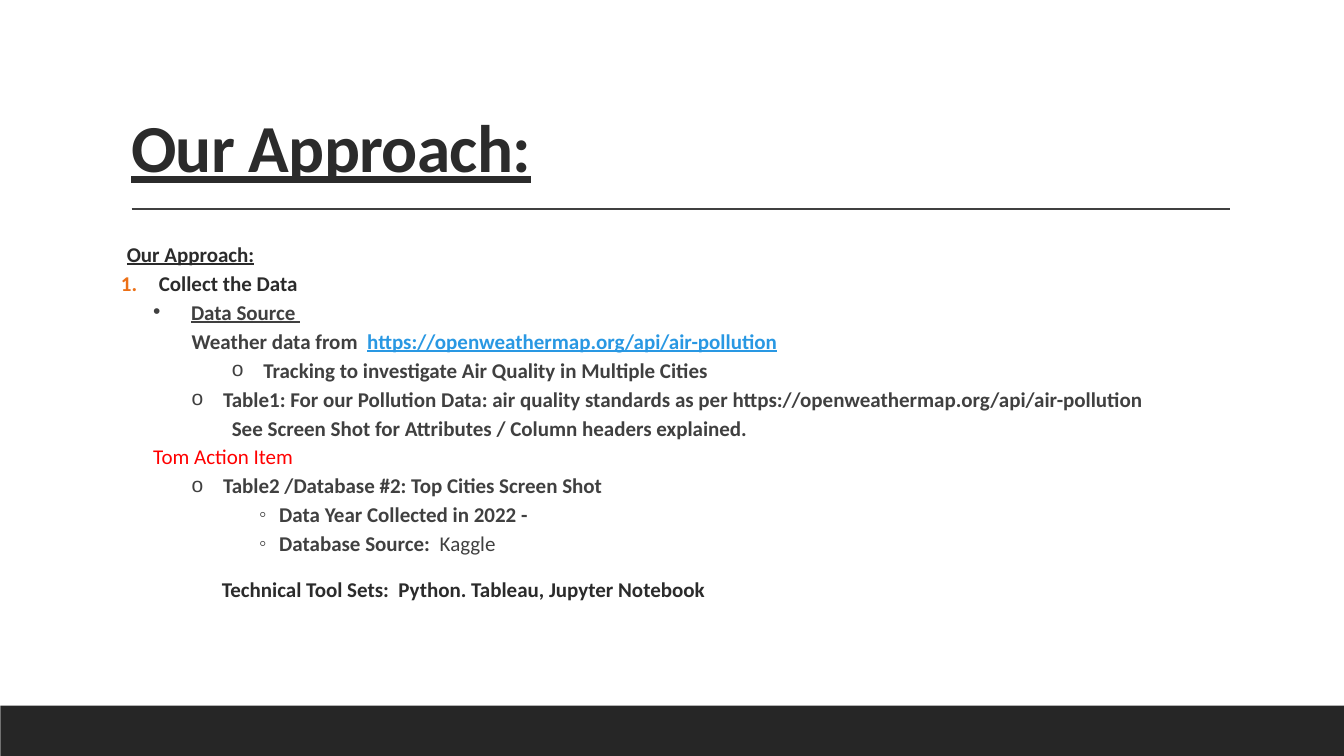
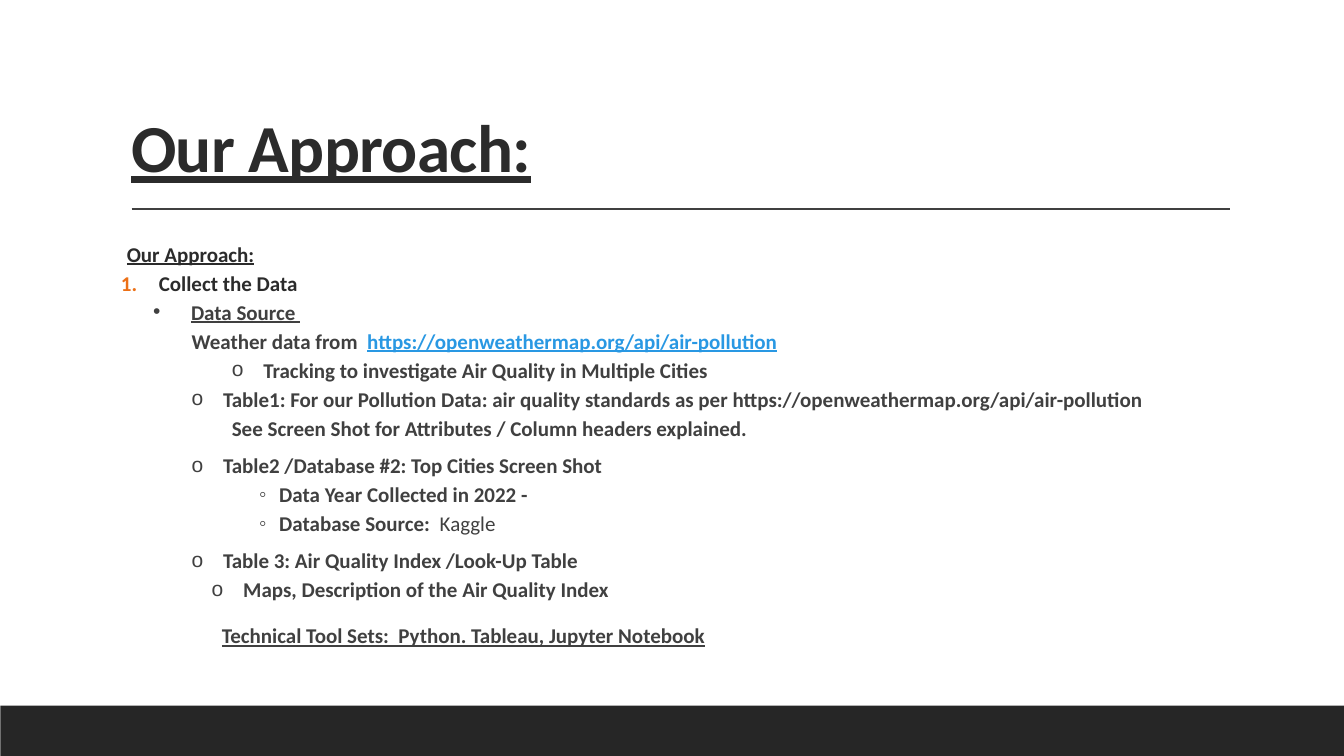
Before and after one commit to LouFoster/Group-C_FinalProject, a slide deck: slide 6 of C-Group v2.pptx (slide 7 before the commit). Drawn at 1344x756 pixels with LibreOffice and Linux fonts; fonts in the diff are those of the drawing. Boxes give left, top, right and bottom in pixels: in the first picture for what was removed or moved away, otherwise in the second. Text is boxed around its words. In the diff, an @@ line names an element or a change of style, - is before the commit and + after.

```diff
--- a/C-Group v2.pptx
+++ b/C-Group v2.pptx
@@ text at [153, 449, 293, 464]: paragraph removed @@
-  Tom Action Item
@@ text at [222, 458, 705, 647]: text colour #2B2B2B to #404040, underline on in "Technical Tool Sets: Python. Tableau, Jupyter Notebook"; more space between paragraphs @@
@@ text at [223, 553, 609, 601]: paragraphs added @@
+    o Table 3: Air Quality Index /Look-Up Table
+      o Maps, Description of the Air Quality Index
```
Also in this commit, not shown: 8 other slides changed, 3 slides added, 2 slides removed.
